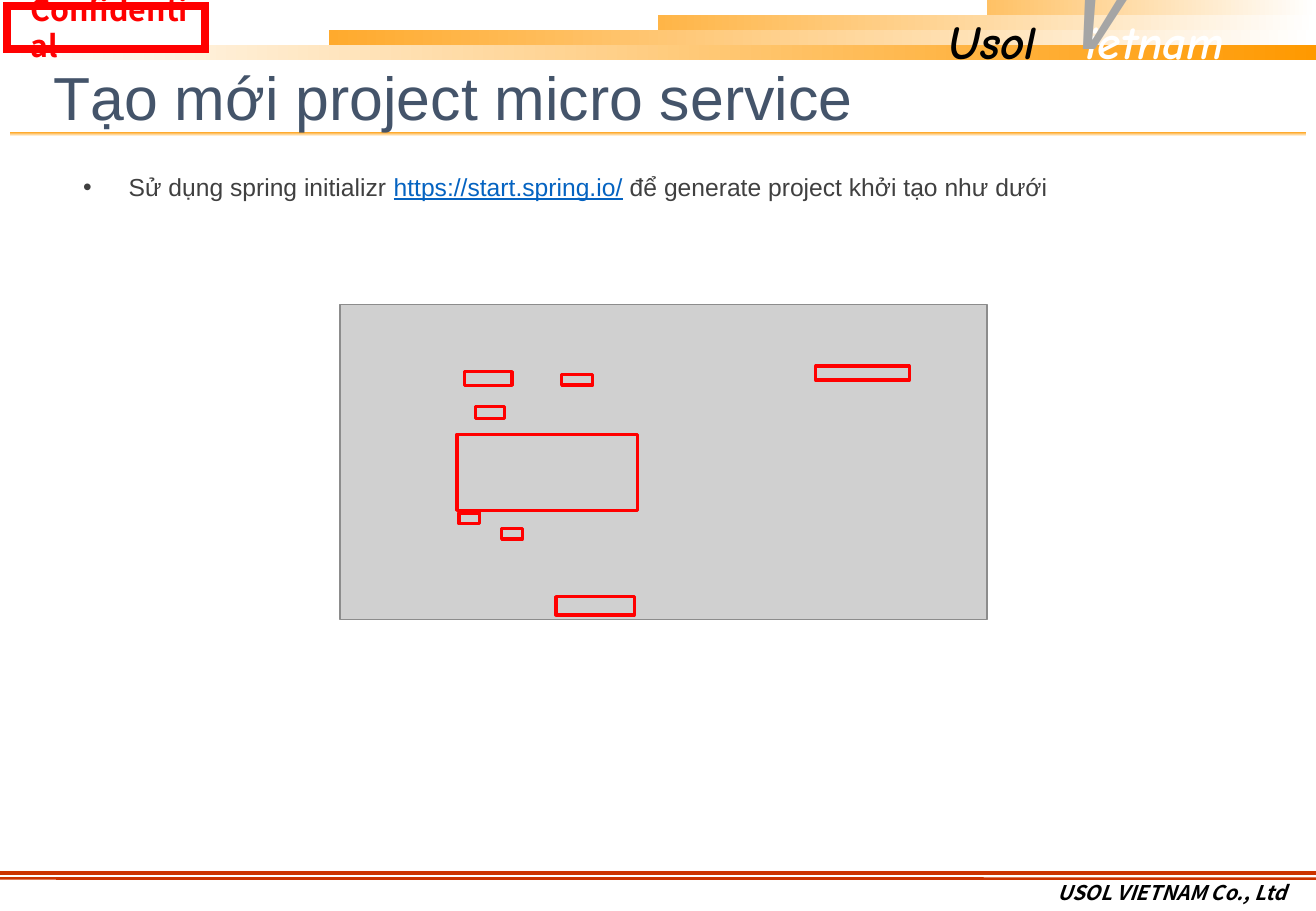
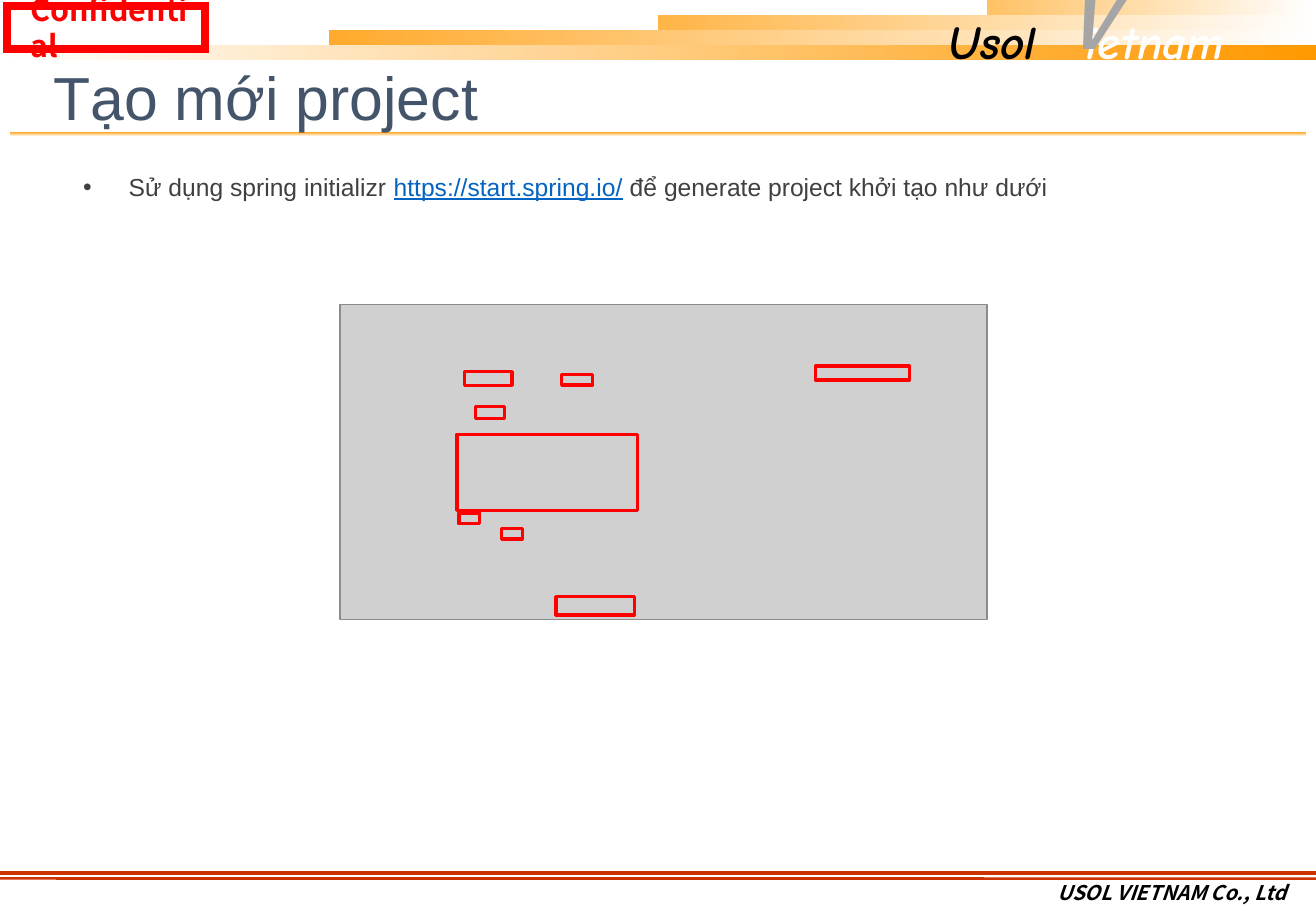
Before and after one commit to khuongmaingoc/javaDoc, a slide deck: slide 5 of SpringBoot/TaiLieu/Java_Week_Template.pptx. Drawn at 1316x911 pixels with LibreOffice and Linux fonts; fonts in the diff are those of the drawing; grey boxes stand for pictures; background and template pictures are left out. Boxes give left, top, right and bottom in pixels: in the first picture for what was removed or moved away, otherwise in the second. Text is boxed around its words. In the diff, an @@ line names an element or a change of style, - is before the commit and + after.

```diff
--- a/SpringBoot/TaiLieu/Java_Week_Template.pptx
+++ b/SpringBoot/TaiLieu/Java_Week_Template.pptx
@@ title at [54, 75, 478, 132]: text changed @@
-Tạo mới project micro service
+Tạo mới project
```
Also in this commit, not shown: 12 other slides changed, 3 slides removed.
